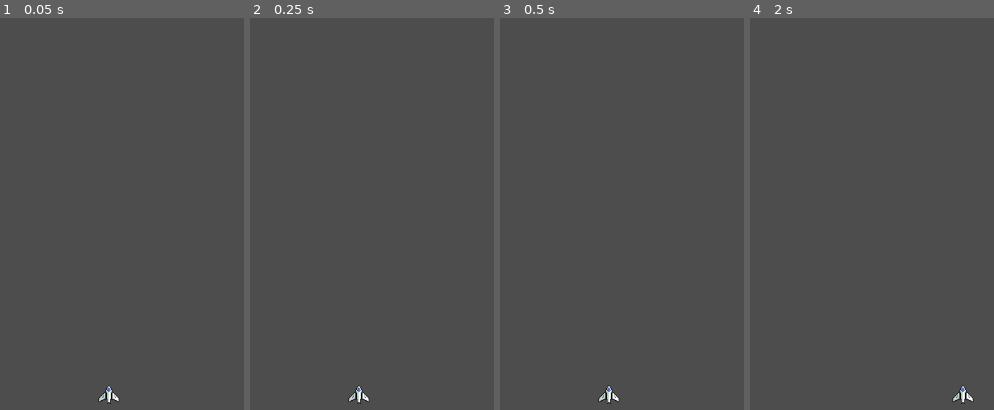
Above: before the commit, frames 1-4 (left to right).
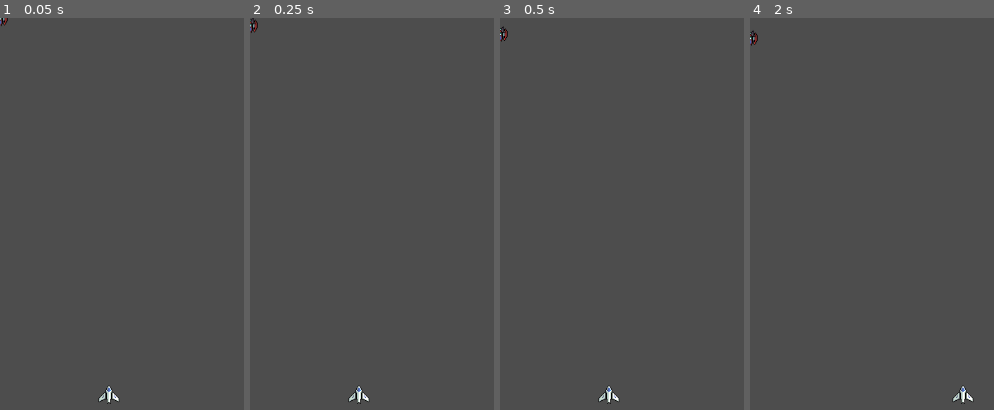
Above: after the commit, the same moments.

Repository: Sunny-Days-Ahead/Project-Iron
Game: Godot game, scene res://Scenes/Main.tscn
Two runs of this game, one before a commit and one after it. Both use one fixed random seed, a clock stepped at 60 frames per second and the inputs below. The engine's default icon, where the game draws it, is replaced by a stand-in: a white triangle on a blue panel in a dark square.
Inputs:
- Up to frame 1 (0.05 s): no input
- Up to frame 2 (0.25 s): no input
- Up to frame 3 (0.5 s): no input
- Up to frame 4 (2 s): tap Enter (ui_accept) at 0.5, 0.77, 1.52 s; hold Space (shoot) 0.53-1.28 s; hold D (moveRight) from 0.53 s (still down); tap R at 1.35 s

The runs differ from the first frame. In frame 1, less than 0.1% of the frame differs, in the area x 0-4%, y 0-3%; in frame 2, less than 0.1%, in the area x 0-4%, y 0-4%; in frame 3, less than 0.1%; in frame 4, less than 0.1%.

Commit message:
collision layer

Diff:
--- a/Scenes/Actors/pirate_beta.tscn
+++ b/Scenes/Actors/pirate_beta.tscn
@@ -28,6 +28,7 @@
 debug_color = Color(0.915617, 0.26425827, 0.31216452, 0.41960785)
 
 [node name="HurtBox" type="Area2D" parent="." node_paths=PackedStringArray("health")]
+collision_layer = 4
 script = ExtResource("4_451cp")
 health = NodePath("../HealthComponent")
 metadata/_custom_type_script = "uid://bc1bysnspv2xu"
--- a/Scenes/Levels/Stage1.tscn
+++ b/Scenes/Levels/Stage1.tscn
@@ -1,6 +1,7 @@
-[gd_scene load_steps=3 format=3 uid="uid://7k2ic2y7146w"]
+[gd_scene load_steps=4 format=3 uid="uid://7k2ic2y7146w"]
 
 [ext_resource type="Script" uid="uid://cukwu4avkqd54" path="res://Scenes/Levels/stage_1.gd" id="1_yr0dh"]
+[ext_resource type="PackedScene" uid="uid://ckcatuw6vj6yr" path="res://Scenes/Actors/pirate_beta.tscn" id="2_yr0dh"]
 
 [sub_resource type="Curve2D" id="Curve2D_yr0dh"]
 _data = {
@@ -23,4 +24,6 @@
 position = Vector2(1, -32)
 rotation = -0.0031446437
 
+[node name="Pirateb" parent="PirateSpawner" instance=ExtResource("2_yr0dh")]
+
 [connection signal="timeout" from="PirateSpawner/pirate_spawn_1" to="." method="_on_pirate_spawn_1_timeout"]
